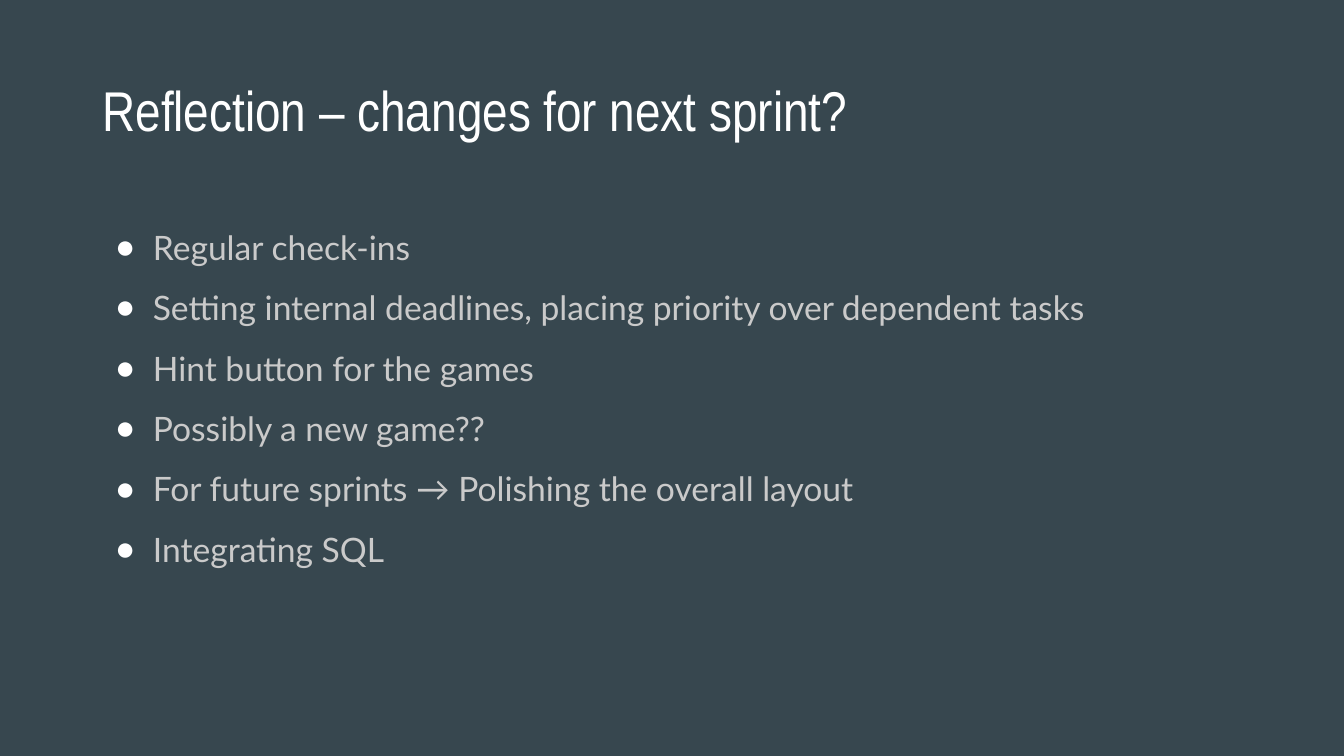
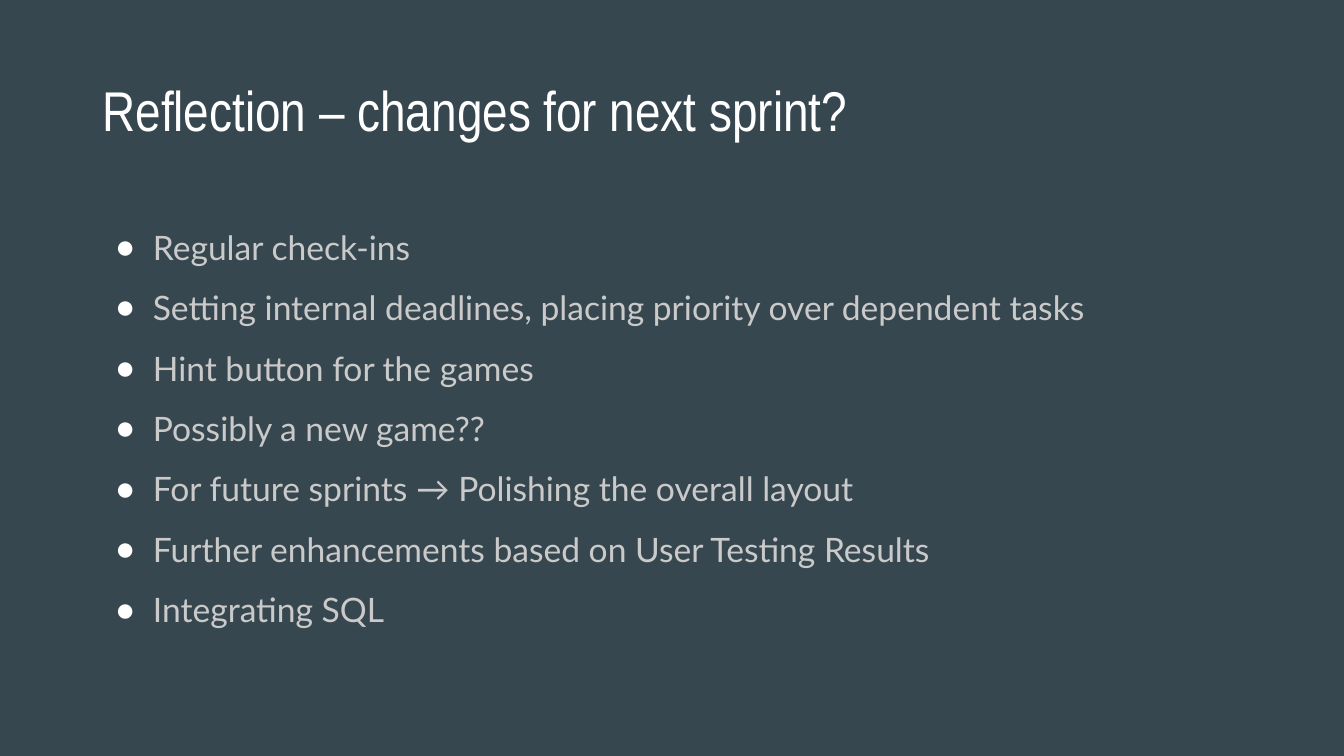
Before and after one commit to rehan-code/Game-Library-Web-App, a slide deck: slide 12 of CIS4250_Retrospective.pptx. Drawn at 1344x756 pixels with LibreOffice and Linux fonts; fonts in the diff are those of the drawing. Boxes give left, top, right and bottom in pixels: in the first picture for what was removed or moved away, otherwise in the second. Text is boxed around its words. In the diff, an @@ line names an element or a change of style, - is before the commit and + after.

```diff
--- a/CIS4250_Retrospective.pptx
+++ b/CIS4250_Retrospective.pptx
@@ text at box(153, 537, 930, 568): paragraph added @@
+● Further enhancements based on User Testing Results
```
